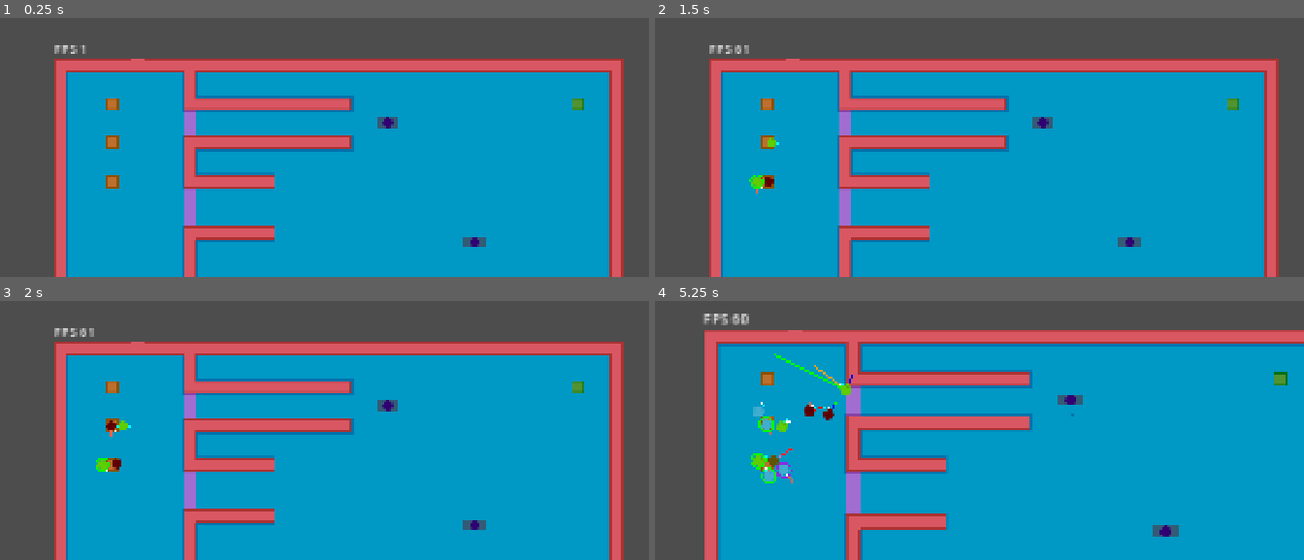
Above: before the commit, frames 1-4 (two rows, left to right).
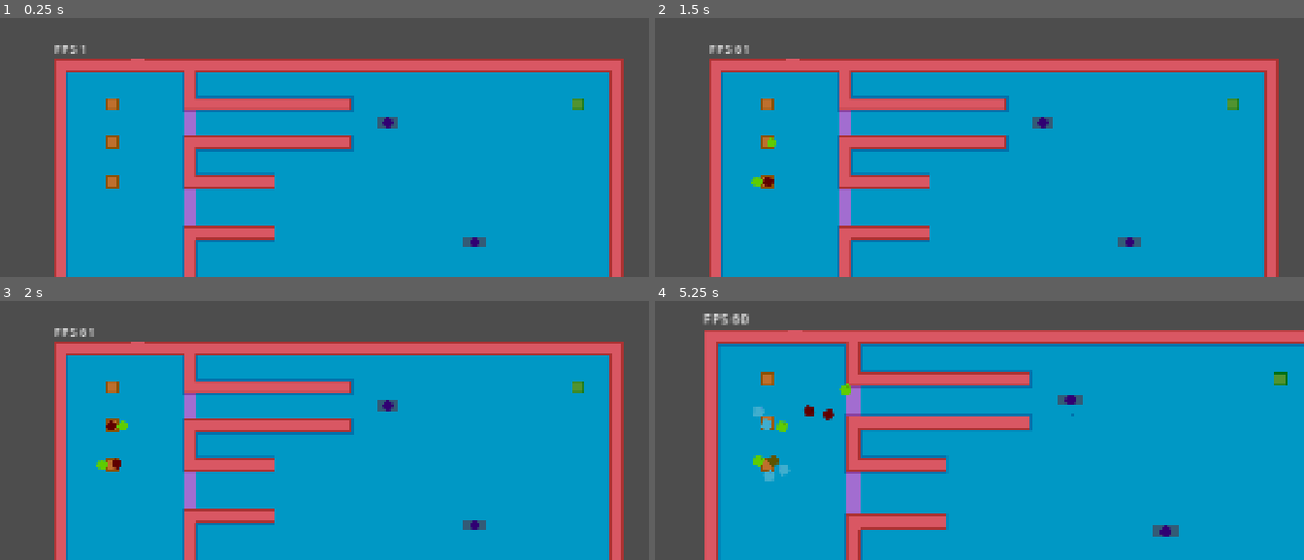
Above: after the commit, the same moments.

Repository: djairoh/crowdSim
Game: Godot game, scene res://scenes/crowd_manager.tscn
Same seed, same stepped clock (60 frames per second), same inputs: the game is played once before the commit and once after it.
Inputs (mouse positions are in pixels of both pictures, inside the frame that each line leads up to):
- Up to frame 1 (0.25 s): no input
- Up to frame 2 (1.5 s): tap Enter at 0.5 s; drag from (765, 142) to (1044, 121) at 0.52 s; tap R (resetCamera) at 1.25 s; drag from (765, 181) to (1044, 121) at 1.27 s
- Up to frame 3 (2 s): no input
- Up to frame 4 (5.25 s): move the mouse to (758, 464) at 2.02 s; hold Mouse wheel up (zoomIn) 2.03-2.75 s; click (758, 464) at 2.17 s; drag from (771, 425) to (1089, 402) at 2.77 s; drag from (771, 471) to (1057, 402) at 3.52 s; drag from (765, 420) to (1057, 402) at 4.27 s; move the mouse to (771, 461) at 5.02 s; hold Mouse wheel up (zoomIn) from 5.03 s (still down); click (771, 461) at 5.17 s

Frame 1 is identical in both runs. In frame 2, less than 0.1% of the frame differs, in the area x 14-20%, y 47-68%; in frame 3, less than 0.1%; in frame 4, 0.5%, in the area x 14-31%, y 20-71%.

Commit message:
fx: bug of non impatient agent stuck in rerouting

Diff:
--- a/scripts/Agent.gd
+++ b/scripts/Agent.gd
@@ -195,21 +195,21 @@
 			true
 		)
 
-	forces._draw()
-	repulsion._draw()
-
-	if rules.stopping_rule:
-		draw_circle(Vector2.ZERO, 8.0, Color.RED, false, 2.0)
-		draw_line(Vector2.ZERO, repulsion.F_r_ot * 20.0, Color.RED, 2.0)
-
-	if rules.waiting_rule:
-		draw_circle(Vector2.ZERO, 8.0, Color.GREEN, false, 2.0)
-		draw_line(Vector2.ZERO, repulsion.F_r_ot * 20.0, Color.GREEN, 2.0)
-
-	var r_i = repulsion.get_total_repulsion(false)
-	if r_i.length_squared() > 0.0001:
-		draw_circle(Vector2(0,0), 8.0, Color.BLUE_VIOLET, false, 2.0)
-		draw_line(Vector2(0,0), repulsion.F_r_ot * 20.0, Color.BLUE_VIOLET, 2.0)
+	#forces._draw()
+	#repulsion._draw()
+	#
+	#if rules.stopping_rule:
+		#draw_circle(Vector2.ZERO, 8.0, Color.RED, false, 2.0)
+		#draw_line(Vector2.ZERO, repulsion.F_r_ot * 20.0, Color.RED, 2.0)
+		#
+	#if rules.waiting_rule:
+		#draw_circle(Vector2.ZERO, 8.0, Color.GREEN, false, 2.0)
+		#draw_line(Vector2.ZERO, repulsion.F_r_ot * 20.0, Color.GREEN, 2.0)
+	#
+	#var r_i = repulsion.get_total_repulsion(false)
+	#if r_i.length_squared() > 0.0001:
+		#draw_circle(Vector2(0,0), 8.0, Color.BLUE_VIOLET, false, 2.0)
+		#draw_line(Vector2(0,0), repulsion.F_r_ot * 20.0, Color.BLUE_VIOLET, 2.0)
 
 func _on_input_event(_viewport: Node, event: InputEvent, _shape_idx: int) -> void:
 		if event is InputEventMouseButton and event.button_index == MOUSE_BUTTON_LEFT and event.pressed:
--- a/scripts/bottleneck_avoidance.gd
+++ b/scripts/bottleneck_avoidance.gd
@@ -8,8 +8,7 @@
 
 func update(delta: float) -> void:
 	if not parent.agent_state.is_impatient():
-		if rerouting.is_rerouting or detection.bottleneck_detected:
-			reset()
+		reset()
 		return
 
 	rerouting.update_failed_portals(delta)
